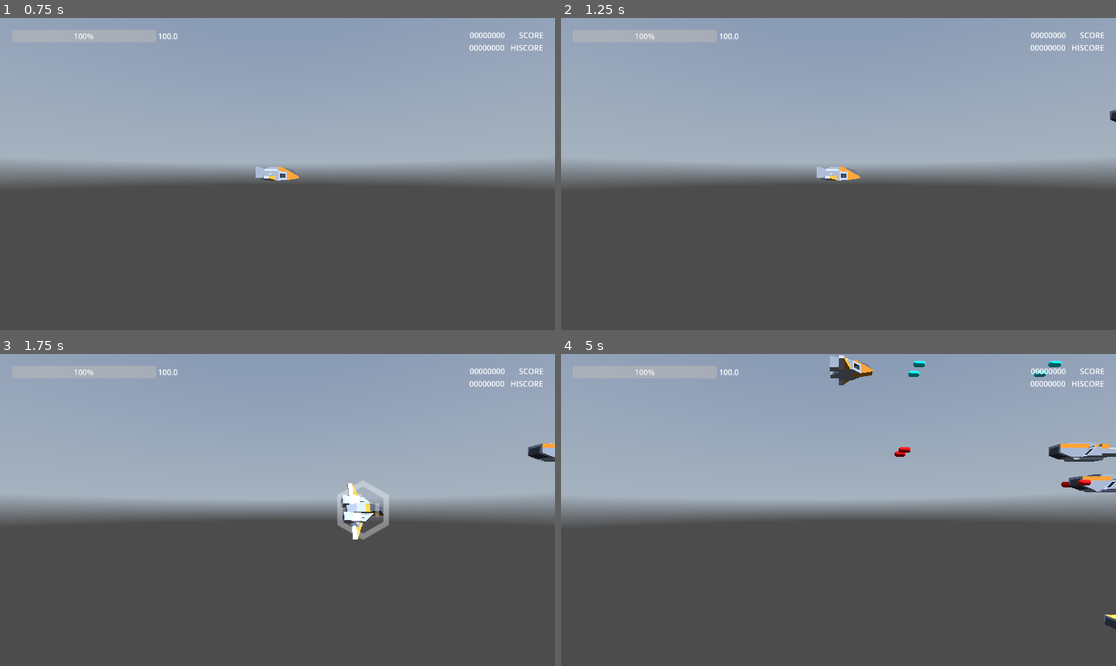
Above: before the commit, frames 1-4 (two rows, left to right).
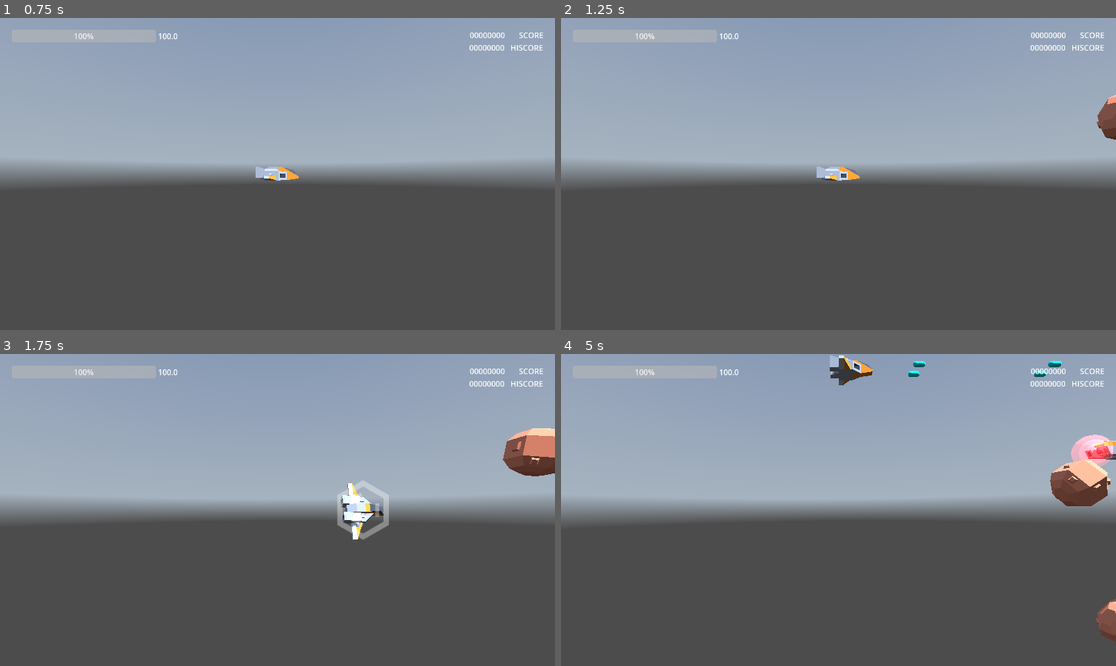
Above: after the commit, the same moments.

Repository: thomz2/smd-space-shooter
Game: Godot game, scene res://scenes/screens/main_menu.tscn
The game is run twice, just before and just after one commit, with the same random seed, the same clock (stepped at 60 frames per second) and the same inputs. A sky picture missing from this copy of the repository is replaced by a grey-blue gradient.
Inputs (mouse positions are in pixels of both pictures, inside the frame that each line leads up to):
- Up to frame 1 (0.75 s): click "PLAY" at 0.5 s
- Up to frame 2 (1.25 s): no input
- Up to frame 3 (1.75 s): tap Enter at 1.25 s; move the mouse to (399, 494) at 1.27 s; hold Right (ui_right) from 1.28 s (still down); tap X (dodge) at 1.35 s
- Up to frame 4 (5 s): move the mouse to (727, 525) at 2.02 s; release Right (ui_right) at 2.03 s; hold Down (ui_down) 2.03-2.78 s; tap Z (shoot) at 2.1 s; move the mouse to (894, 441) at 2.77 s; hold Right (ui_right) 2.78-3.53 s; tap R at 2.85 s; move the mouse to (810, 572) at 3.52 s; hold Up (ui_up) 3.53-4.28 s; tap X (dodge) at 3.6 s; move the mouse to (1005, 556) at 4.27 s; hold Left (ui_left) from 4.28 s (still down); hold Z (shoot) from 4.28 s (still down)

Frame 1 is identical in both runs. In frame 2, 0.3% of the frame differs, in the area x 96-100%, y 24-39%; in frame 3, 1.2%; in frame 4, 2.5%, in the area x 60-100%, y 25-93%.

Commit message:
big bullet changing collor on reflection

Diff:
--- a/scenes/enemies/spawner.gd
+++ b/scenes/enemies/spawner.gd
@@ -33,11 +33,11 @@
 	var possible_keys = []
 
 	if current_level < 10:
-		#possible_keys.append("asteroid")
+		possible_keys.append("asteroid")
 
 		# DEBUG:
-		possible_keys.append("enemy_ship")
-		#possible_keys.append("tank_ship")
+		#possible_keys.append("enemy_ship")
+		possible_keys.append("tank_ship")
 		#possible_keys.append("tiny_ship")
 
 	if current_level >= 2:
--- a/scenes/enemies/tank_ship_bullet.gd
+++ b/scenes/enemies/tank_ship_bullet.gd
@@ -1,6 +1,9 @@
 extends Bullet3D
-
-
 
 func on_reflected() -> void:
 	main_hitbox.damage = 50
+
+	for child in $ModelOrigin.get_children():
+		if child is MeshInstance3D:
+			child.mesh.material = child.mesh.material.duplicate(true)
+			child.mesh.material.albedo_color = Color(0, 1, 1)
--- a/scenes/enemies/tank_ship_bullet.tscn
+++ b/scenes/enemies/tank_ship_bullet.tscn
@@ -13,9 +13,11 @@
 albedo_color = Color(1, 0.335514, 0.269596, 1)
 
 [sub_resource type="CapsuleMesh" id="CapsuleMesh_us7td"]
+resource_local_to_scene = true
 material = SubResource("StandardMaterial3D_iniqv")
 
 [sub_resource type="CapsuleMesh" id="CapsuleMesh_xh5gj"]
+resource_local_to_scene = true
 material = SubResource("StandardMaterial3D_iniqv")
 
 [sub_resource type="Animation" id="Animation_qho76"]
